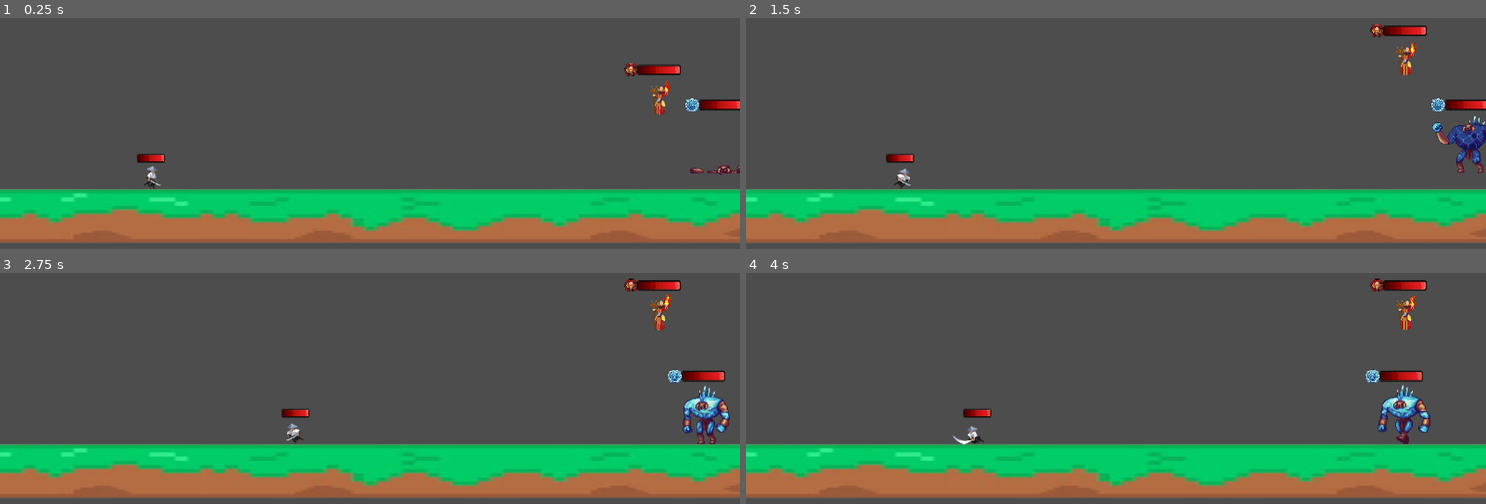
Above: before the commit, frames 1-4 (two rows, left to right).
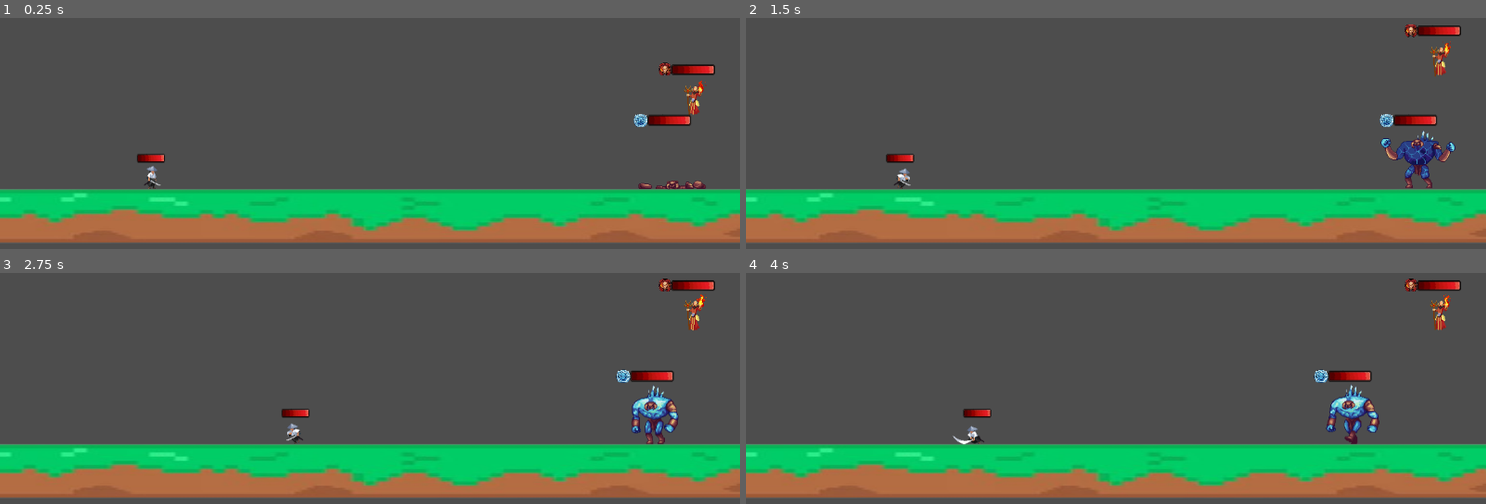
Above: after the commit, the same moments.

Repository: atividadesdatainara-glitch/A-Lenda-de-Hyato-O.P
Game: Godot game, scene res://scenes/tudo.tscn
Same seed, same stepped clock (60 frames per second), same inputs: the game is played once before the commit and once after it.
Inputs:
- Up to frame 1 (0.25 s): no input
- Up to frame 2 (1.5 s): hold J 0.53-1.28 s; hold D from 0.53 s (still down); tap W at 0.77 s; tap K at 1.35 s
- Up to frame 3 (2.75 s): tap W at 1.52 s; release D at 2.03 s; hold A from 2.03 s (still down); hold L from 2.03 s (still down)
- Up to frame 4 (4 s): keep holding A; release L at 2.78 s; tap J at 2.85 s; tap W at 3.02, 3.77 s; hold K from 3.53 s (still down)

The runs differ from the first frame. In frame 1, 2.0% of the frame differs, in the area x 84-100%, y 19-75%; in frame 2, 3.5%, in the area x 84-100%, y 2-74%; in frame 3, 3.5%; in frame 4, 3.4%.

Commit message:
lifebar e icone

Diff:
--- a/scenes/inimigo_1/inimigo_1.tscn
+++ b/scenes/inimigo_1/inimigo_1.tscn
@@ -101,7 +101,7 @@
 }],
 "loop": false,
 "name": &"attack1",
-"speed": 9.5
+"speed": 11.0
 }, {
 "frames": [{
 "duration": 1.0,
@@ -303,6 +303,8 @@
 [node name="AnimatedSprite2D" type="AnimatedSprite2D" parent="." unique_id=1043108918]
 sprite_frames = SubResource("SpriteFrames_v1rm6")
 animation = &"attack1"
+frame = 13
+frame_progress = 1.0
 
 [node name="CollisionShape2D" type="CollisionShape2D" parent="." unique_id=1341232514]
 position = Vector2(-1, 0)
--- a/scenes/inimigo_2/inimigo_2.tscn
+++ b/scenes/inimigo_2/inimigo_2.tscn
@@ -111,7 +111,7 @@
 }],
 "loop": false,
 "name": &"attack1",
-"speed": 9.0
+"speed": 11.0
 }, {
 "frames": [{
 "duration": 1.0,
@@ -345,13 +345,12 @@
 
 [node name="Inimigo 2" type="CharacterBody2D" unique_id=1636653877]
 process_mode = 4
-visible = false
 collision_layer = 2
 
 [node name="AnimatedSprite2D" type="AnimatedSprite2D" parent="." unique_id=1217756846]
 position = Vector2(-144, -163)
 sprite_frames = SubResource("SpriteFrames_uo6gs")
-animation = &"idle"
+animation = &"attack1"
 centered = false
 
 [node name="CollisionShape2D" type="CollisionShape2D" parent="." unique_id=1569718059]
--- a/scenes/lifebar/lifebar.tscn
+++ b/scenes/lifebar/lifebar.tscn
@@ -1,6 +1,7 @@
 [gd_scene format=3 uid="uid://ctyhspteethhk"]
 
 [ext_resource type="Texture2D" uid="uid://co2y56uwjjkpw" path="res://scenes/lifebar/lifebar.png" id="1_44j72"]
+[ext_resource type="Script" uid="uid://dcvsu8i3hvij8" path="res://scripts/lifebar/lifebar.gd" id="2_iv0i0"]
 
 [sub_resource type="AtlasTexture" id="AtlasTexture_iv0i0"]
 atlas = ExtResource("1_44j72")
@@ -90,3 +91,4 @@
 [node name="lifebar" type="AnimatedSprite2D" unique_id=1288583847]
 sprite_frames = SubResource("SpriteFrames_o5v66")
 animation = &"lifebar"
+script = ExtResource("2_iv0i0")
--- a/scenes/tudo.tscn
+++ b/scenes/tudo.tscn
@@ -12,6 +12,7 @@
 [ext_resource type="Script" uid="uid://vlal0nakrrp2" path="res://scripts/player/player.gd" id="5_h3m6f"]
 [ext_resource type="Script" uid="uid://c5iguddqi2q0i" path="res://scripts/inimigo_2/inimigo_2.gd" id="6_4gq5b"]
 [ext_resource type="PackedScene" uid="uid://0tiqb1rtilgj" path="res://scenes/icones/icon___inimigo_1.tscn" id="7_78klr"]
+[ext_resource type="PackedScene" uid="uid://c37bgam1uhtax" path="res://scenes/icones/icon___inimigo_2.tscn" id="10_inxi1"]
 
 [sub_resource type="GDScript" id="GDScript_d4yxq"]
 
@@ -19,7 +20,7 @@
 script = SubResource("GDScript_d4yxq")
 
 [node name="Boss" parent="." unique_id=476643638 groups=["boss"] instance=ExtResource("1_82j8m")]
-position = Vector2(1026, 283)
+position = Vector2(1079, 282)
 collision_layer = 2
 script = ExtResource("2_4gq5b")
 
@@ -32,7 +33,7 @@
 scale = Vector2(0.04607506, 0.04761904)
 
 [node name="Inimigo 1" parent="." unique_id=2142985082 groups=["inimigos"] instance=ExtResource("2_h3m6f")]
-position = Vector2(1124, 242)
+position = Vector2(1044, 266)
 script = ExtResource("4_fonqh")
 
 [node name="lifebar" parent="Inimigo 1" unique_id=1817025129 instance=ExtResource("3_d4yxq")]
@@ -44,11 +45,17 @@
 scale = Vector2(0.049488034, 0.048701324)
 
 [node name="Inimigo 2" parent="." unique_id=1636653877 groups=["inimigos"] instance=ExtResource("3_fonqh")]
-position = Vector2(952, 306)
+visible = false
+position = Vector2(1047, 314)
 script = ExtResource("6_4gq5b")
 
 [node name="lifebar" parent="Inimigo 2" unique_id=1414761460 instance=ExtResource("3_d4yxq")]
-position = Vector2(103, -269)
+position = Vector2(-1.9999847, -124.000015)
+scale = Vector2(0.4583333, 0.546875)
+
+[node name="Icon - Inimigo 2" parent="Inimigo 2" unique_id=1473881919 instance=ExtResource("10_inxi1")]
+position = Vector2(-53.999985, -124.99999)
+scale = Vector2(0.05716734, 0.056818224)
 
 [node name="Player" parent="." unique_id=2051129159 instance=ExtResource("4_f0mxy")]
 position = Vector2(236, 260)
--- a/scripts/boss/boss.gd
+++ b/scripts/boss/boss.gd
@@ -51,6 +51,7 @@
 
 @onready var sprite = $AnimatedSprite2D
 @onready var player = get_tree().current_scene.find_child("Player", true, false)
+@onready var barra = $lifebar
 
 func _ready():
 	add_to_group("boss")
@@ -611,6 +612,7 @@
 func tomar_dano():
 	if is_dead: return
 	health -= 1
+	barra.atualizar_barra(health, 50)
 
 	if health <= 0:
 		morrer()
--- a/scripts/inimigo_1/inimigo_1.gd
+++ b/scripts/inimigo_1/inimigo_1.gd
@@ -11,6 +11,7 @@
 
 @onready var sprite = $AnimatedSprite2D
 @onready var player = get_tree().current_scene.find_child("Player", true, false)
+@onready var barra = $lifebar
 
 func _ready():
 	add_to_group("inimigos")
@@ -72,6 +73,7 @@
 func tomar_dano():
 	if is_dead or is_emerging: return
 	health -= 1
+	barra.atualizar_barra(health, 10)
 
 	if health <= 0:
 		morrer()
--- a/scripts/inimigo_2/inimigo_2.gd
+++ b/scripts/inimigo_2/inimigo_2.gd
@@ -11,6 +11,7 @@
 
 @onready var sprite = $AnimatedSprite2D
 @onready var player = get_tree().current_scene.find_child("Player", true, false)
+@onready var barra = $lifebar
 
 func _ready():
 	add_to_group("inimigos")
@@ -76,6 +77,7 @@
 func tomar_dano():
 	if is_dead or is_emerging: return
 	health -= 1
+	barra.atualizar_barra(health, 20)
 
 	if health <= 0:
 		morrer()
--- /dev/null
+++ b/scripts/lifebar/lifebar.gd
@@ -0,0 +1,15 @@
+extends AnimatedSprite2D
+
+func atualizar_barra(hp_atual: int, hp_maximo: int):
+	# Garante que não divida por zero
+	if hp_maximo <= 0: return
+
+	# Calcula a porcentagem (0.0 a 1.0)
+	var porcentagem = float(hp_atual) / float(hp_maximo)
+
+	# Frame 0 é cheio (100%), Frame 10 é vazio (0%)
+	# Usamos (1.0 - porcentagem) para inverter a lógica
+	var frame_alvo = int((1.0 - porcentagem) * 10)
+
+	# Trava o valor entre 0 e 10 para não dar erro
+	frame = clampi(frame_alvo, 0, 10)
--- a/scripts/player/player.gd
+++ b/scripts/player/player.gd
@@ -21,6 +21,7 @@
 var boss_hit_count = 0
 
 @onready var sprite = $AnimatedSprite2D
+@onready var barra = $lifebar
 
 func _physics_process(delta):
 	if player_is_dead: return
@@ -168,10 +169,13 @@
 		await get_tree().process_frame
 
 # Chamado por inimigos comuns
+# Função principal de dano (Inimigo)
 func levar_dano_do_inimigo():
 	if player_is_dead or is_dashing or is_taking_damage: return
 
 	player_health -= 1
+	barra.atualizar_barra(player_health, 10) # Atualiza a barra de vida
+
 	is_taking_damage = true
 	is_attacking = false
 	is_dashing = false
@@ -184,29 +188,16 @@
 	var knockback_dir = 1 if sprite.flip_h else -1
 	velocity.x = knockback_dir * 300
 	velocity.y = -100
-	await sprite.animation_finished
+
+	# Aguarda a animação de sofrer dano acabar
+	if sprite.animation == "hurt":
+		await sprite.animation_finished
+
 	is_taking_damage = false
 
-# Chamado EXCLUSIVAMENTE pelo boss
+# Chamado pelo boss - Agora ele apenas executa a função acima
 func levar_dano_do_boss():
-	if player_is_dead or is_dashing or is_taking_damage: return
-
-	boss_hit_count += 1
-	player_health -= 1
-	is_taking_damage = true
-	is_attacking = false
-	is_dashing = false
-
-	if boss_hit_count >= 10:
-		player_morrer()
-		return
-
-	sprite.play("hurt")
-	var knockback_dir = 1 if sprite.flip_h else -1
-	velocity.x = knockback_dir * 300
-	velocity.y = -100
-	await sprite.animation_finished
-	is_taking_damage = false
+	levar_dano_do_inimigo()
 
 func player_morrer():
 	player_is_dead = true
Not shown, added: scripts/lifebar/lifebar.gd.uid
